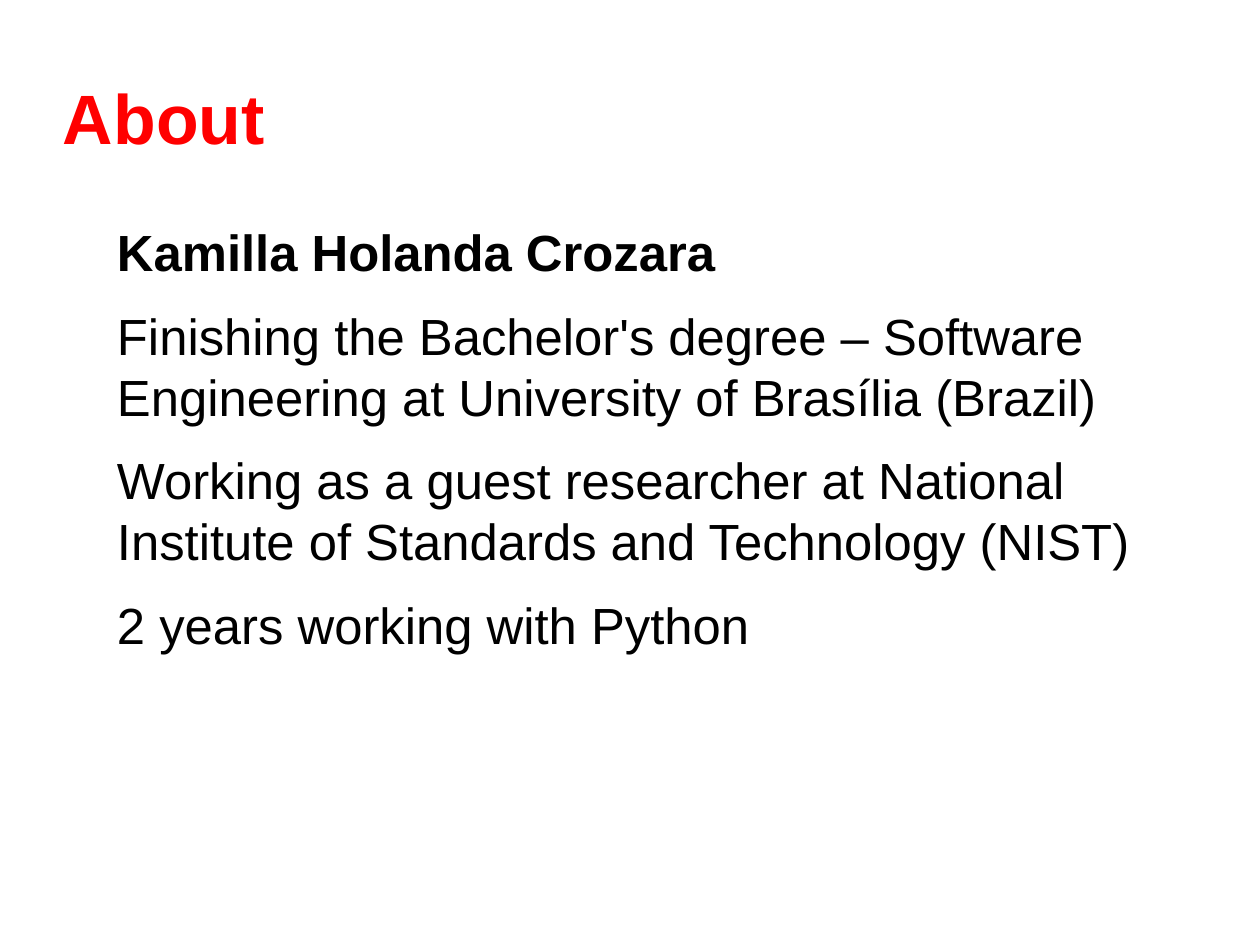
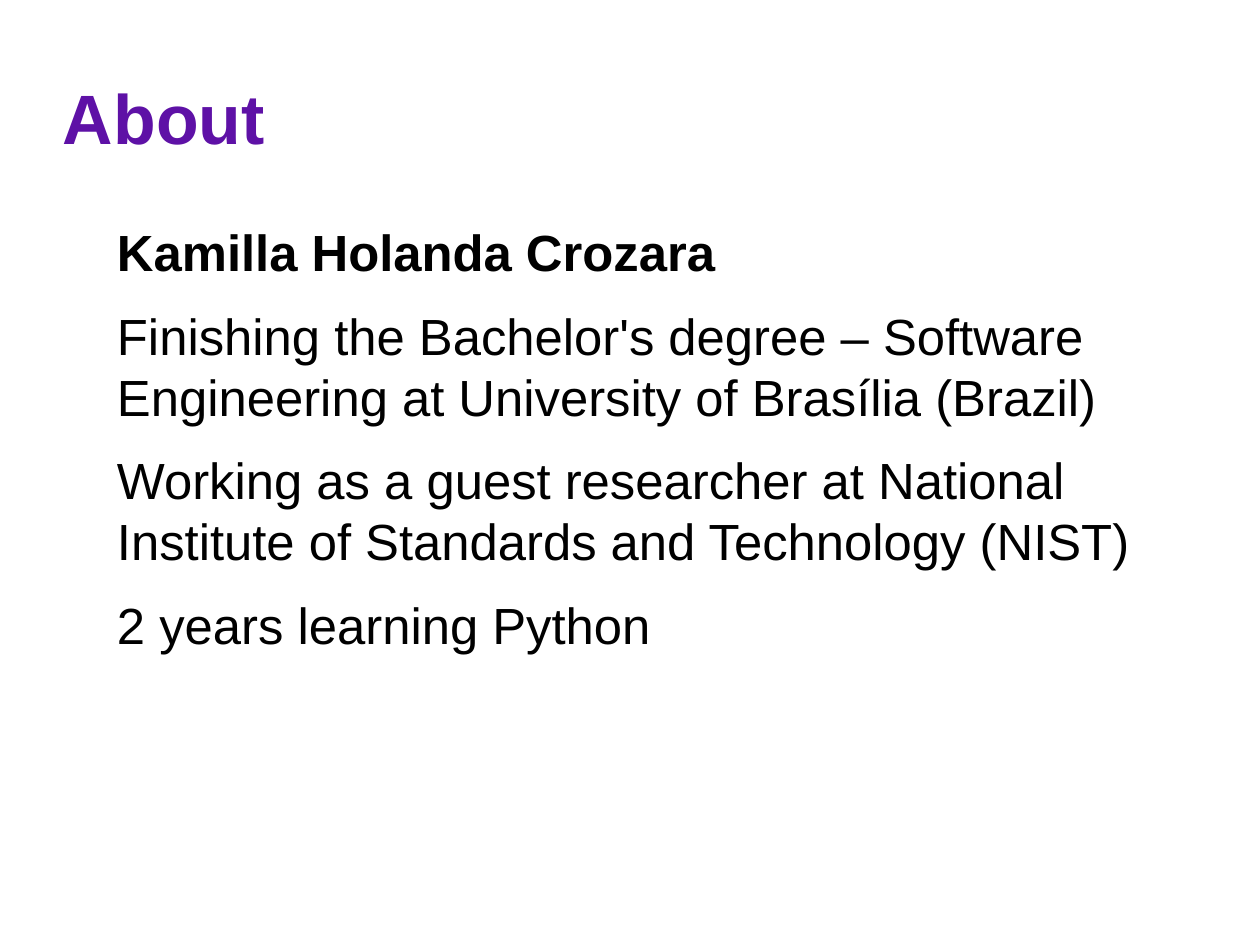
Before and after one commit to kamillacrozara/selenium_presentation, a slide deck: slide 2 of presentation/selenium_webdriver.odp. Drawn at 1260x945 pixels with LibreOffice and Linux fonts; fonts in the diff are those of the drawing. Boxes give left, top, right and bottom in pixels: in the first picture for what was removed or moved away, otherwise in the second. Text is boxed around its words. In the diff, an @@ line names an element or a change of style, - is before the commit and + after.

```diff
--- a/presentation/selenium_webdriver.odp
+++ b/presentation/selenium_webdriver.odp
@@ title "About" at (63, 93, 265, 145): text colour #FF0000 to #5E11A6 @@
@@ text at (117, 607, 650, 654): text changed @@
-2 years working with Python
+2 years learning Python
```
Also in this commit, not shown: 11 other slides changed, 1 slide added, 1 other file.
